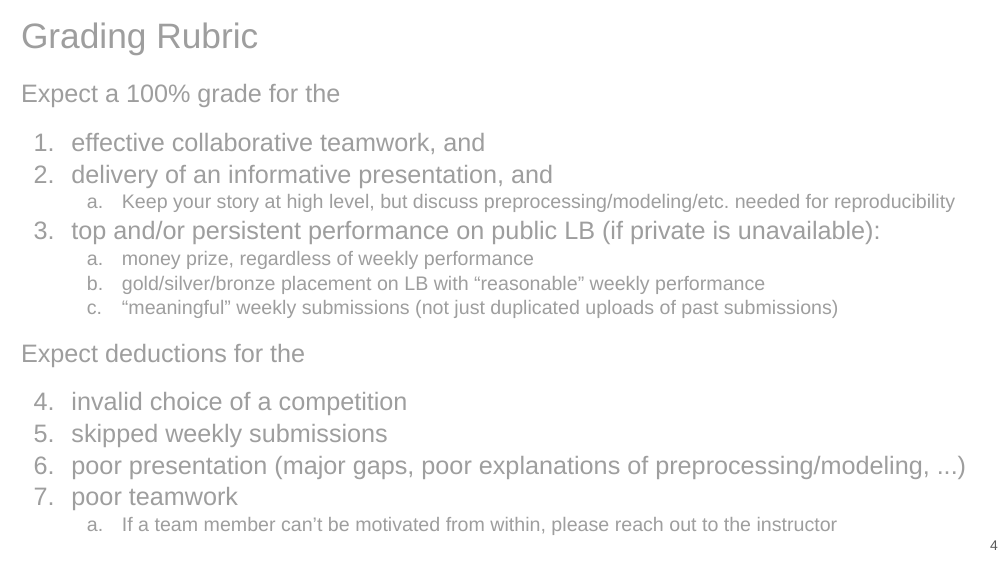
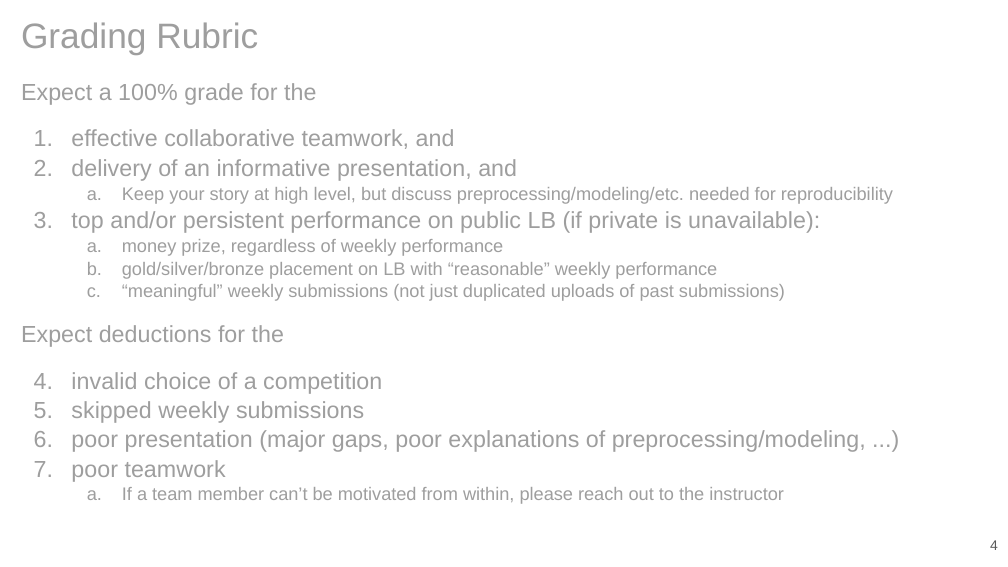
Before and after one commit to saintblue97/DeepNN_Optiver, a slide deck: slide 4 of Final Project Results - Presentation Template.pptx. Drawn at 1008x567 pixels with LibreOffice and Linux fonts; fonts in the diff are those of the drawing. Boxes give left, top, right and bottom in pixels: in the first picture for what was removed or moved away, otherwise in the second. Text is boxed around its words. In the diff, an @@ line names an element or a change of style, - is before the commit and + after.

```diff
--- a/Final Project Results - Presentation Template.pptx
+++ b/Final Project Results - Presentation Template.pptx
@@ text "Expect a 100% grade for ..." at box(21, 83, 893, 504): size 18 to 16.6 pt in "Expect a 100% grade for the", "effective collaborative teamwork, and", "delivery of an informative presentation, and", "top and/or persistent performance on public LB ..." and 5 more places; size 14 to 12.9 pt in "Keep your story at high level, but ...", "money prize, regardless of weekly performance", "gold/silver/bronze placement on LB with “reasonable” weekly ...", "“meaningful” weekly submissions (not just duplicated uploads ..." and 1 more places @@
```
Also in this commit, not shown: 3 other slides changed.
